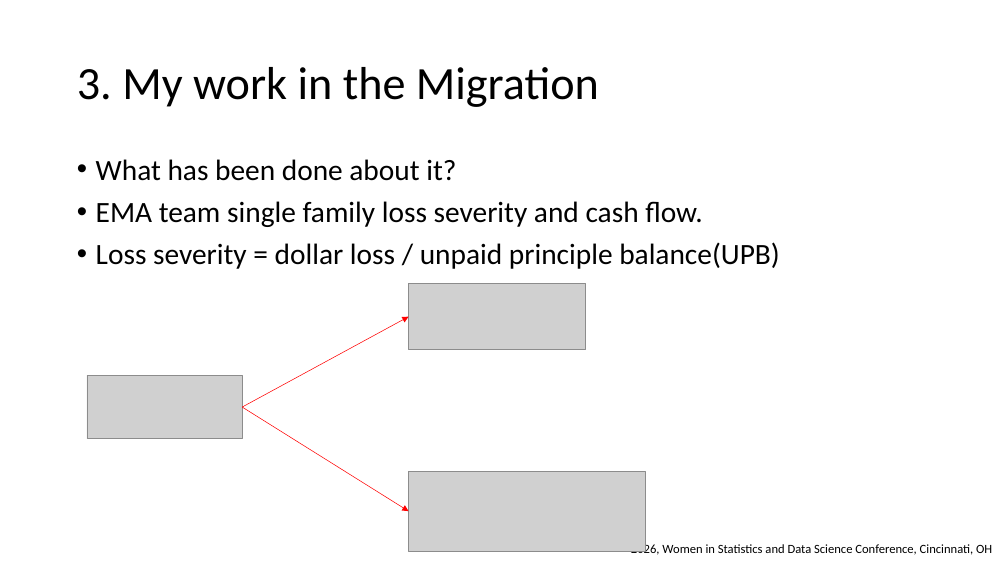
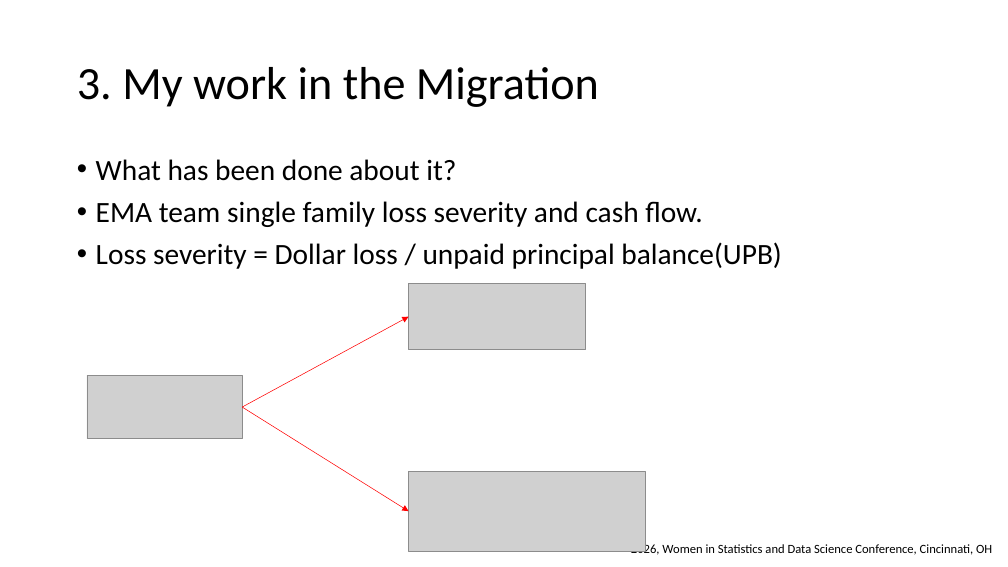
Before and after one commit to wx2123/WSDS-2026-OH, a slide deck: slide 7 of 2026 WSDS - Wujian Xue.pptx. Drawn at 1008x567 pixels with LibreOffice and Linux fonts; fonts in the diff are those of the drawing; grey boxes stand for pictures. Boxes give left, top, right and bottom in pixels: in the first picture for what was removed or moved away, otherwise in the second. Text is boxed around its words. In the diff, an @@ line names an element or a change of style, - is before the commit and + after.

```diff
--- a/2026 WSDS - Wujian Xue.pptx
+++ b/2026 WSDS - Wujian Xue.pptx
@@ text at box(96, 242, 781, 269): text changed @@
-• Loss severity = dollar loss / unpaid principle balance(UPB)
+• Loss severity = Dollar loss / unpaid principal balance(UPB)
```
Also in this commit, not shown: 1 other slide changed, 2 other files.
